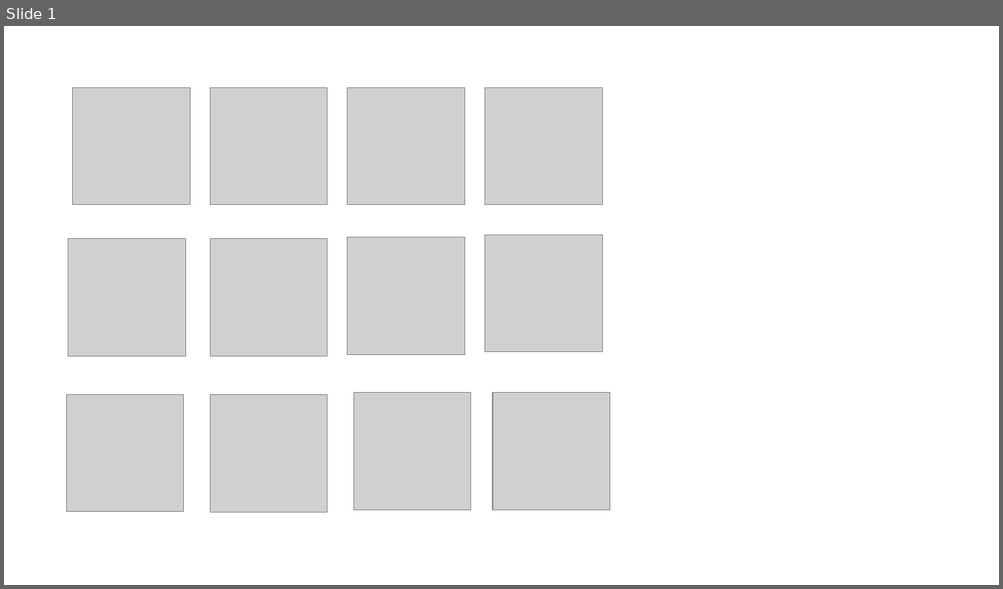
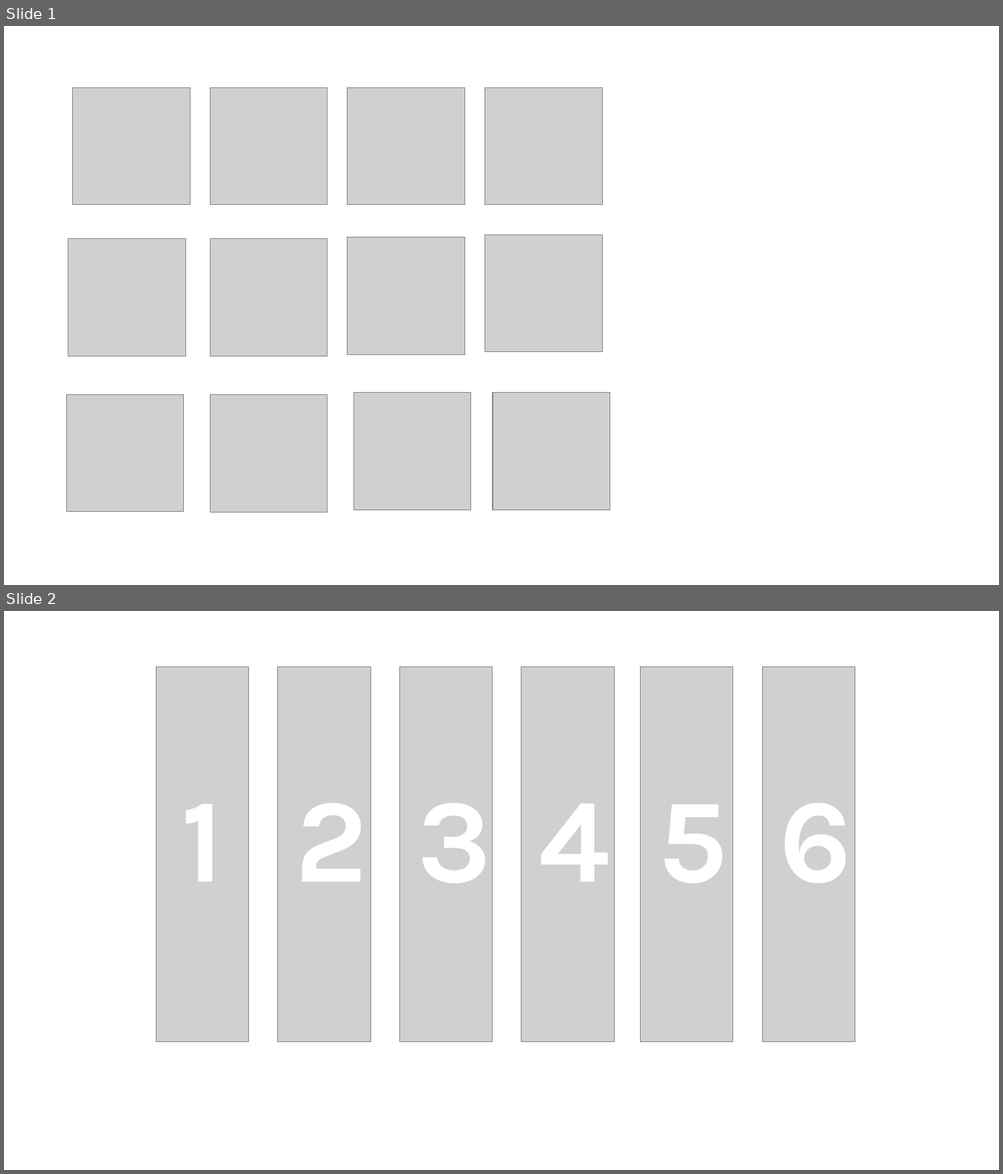
Before and after one commit to euteryu/Linie1, a slide deck: _archive/tilemap.pptx. Shown one above the other, each under a label of ours: slide 1 before the commit, slides 1 and 2 after it. The pictures are 1003x589 and 1003x1174 pixels, drawn with LibreOffice and Linux fonts; fonts in the diff are those of the drawing; grey boxes stand for pictures. Boxes give left, top, right and bottom in pixels: in the first picture for what was removed or moved away, otherwise in the second. Text is boxed around its words. In the diff, an @@ line names an element or a change of style, - is before the commit and + after.

```diff
--- a/_archive/tilemap.pptx
+++ b/_archive/tilemap.pptx
@@ slide 2 added at box(4, 611, 999, 1170), background #FFFFFF @@
@@ picture added at box(156, 667, 249, 1042) @@
@@ picture added at box(278, 667, 370, 1042) @@
@@ picture added at box(399, 667, 492, 1042) @@
@@ picture added at box(521, 667, 614, 1042) @@
@@ picture added at box(640, 667, 733, 1042) @@
@@ picture added at box(762, 667, 854, 1042) @@
@@ text added at box(181, 804, 223, 882), 115 pt, text #FFFFFF, bold @@
+1
@@ text added at box(295, 803, 367, 882), 115 pt, text #FFFFFF, bold @@
+2
@@ text added at box(417, 803, 491, 883), 115 pt, text #FFFFFF, bold @@
+3
@@ text added at box(539, 804, 610, 882), 115 pt, text #FFFFFF, bold @@
+4
@@ text added at box(657, 805, 727, 883), 115 pt, text #FFFFFF, bold @@
+5
@@ text added at box(780, 803, 852, 883), 115 pt, text #FFFFFF, bold @@
+6
```
Also in this commit, not shown: 18 other files.
